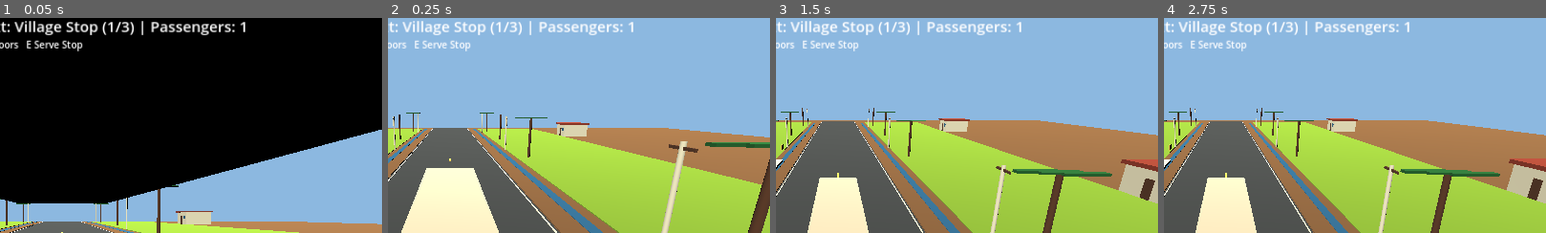
Above: before the commit, frames 1-4 (left to right).
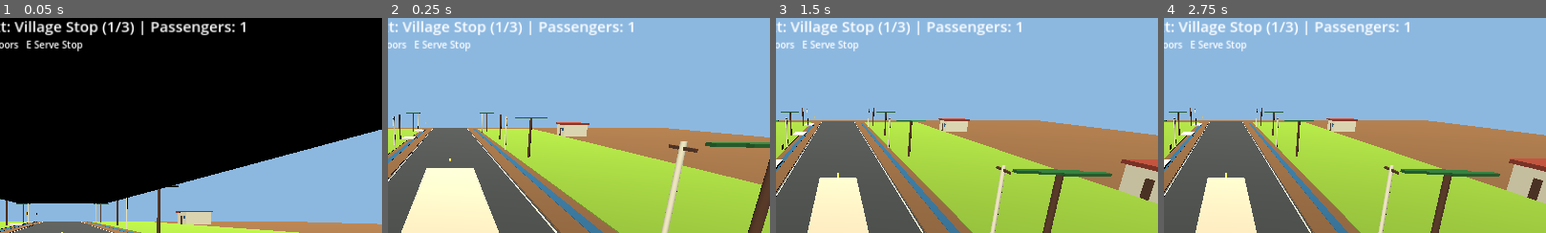
Above: after the commit, the same moments.

Repository: gokulmaniraj2008-collab/3d-
Game: Godot game, scene res://main.tscn
Two runs of this game, one before a commit and one after it. Both use one fixed random seed, a clock stepped at 60 frames per second and the inputs below.
Inputs:
- Up to frame 1 (0.05 s): no input
- Up to frame 2 (0.25 s): no input
- Up to frame 3 (1.5 s): click "GO" at 0.5 s; click "GO" at 1.25 s
- Up to frame 4 (2.75 s): click "◀" at 2 s
The pictures show only the part of the screen within x 42-92%, y 3-53%; the shares and areas given below are measured in that part.

The runs differ from the first frame. In frame 1, less than 0.1% of the frame differs, in the area x 2-10%, y 90-97%; in frame 2, less than 0.1%; in frame 3, less than 0.1%, in the area x 4-11%, y 45-55%; in frame 4, less than 0.1%.

Commit message:
Add route 001 agricultural market and terminal stops

Diff:
--- a/TN_BUS_STUDIO/Godot/TN_Bus_Simulator/scripts/village_road.gd
+++ b/TN_BUS_STUDIO/Godot/TN_Bus_Simulator/scripts/village_road.gd
@@ -102,4 +102,9 @@
     block(village, "BusStopShelterRoof", Vector3(-9.4, 2.85, -24), Vector3(2.3, 0.17, 5.1), roof)
     block(village, "BusStopBench", Vector3(-9.4, 0.65, -24), Vector3(0.45, 0.17, 2.4), brown)
     block(village, "BusStopSign", Vector3(-6.7, 2.3, -24), Vector3(0.10, 0.6, 1.2), yellow)
+    # Route 001: two additional identifiable stops; keep the original Village Stop.
+    for stop_name in ["AgriculturalMarketStop", "TownTerminalStop"]:
+        var z: float = -60.0 if stop_name == "AgriculturalMarketStop" else -85.0
+        block(village, stop_name, Vector3(-8.5, 0.13, z), Vector3(2.5, 0.25, 6.0), white)
+        block(village, stop_name + "Sign", Vector3(-6.7, 2.2, z), Vector3(0.1, 0.6, 1.2), yellow)
     return village
